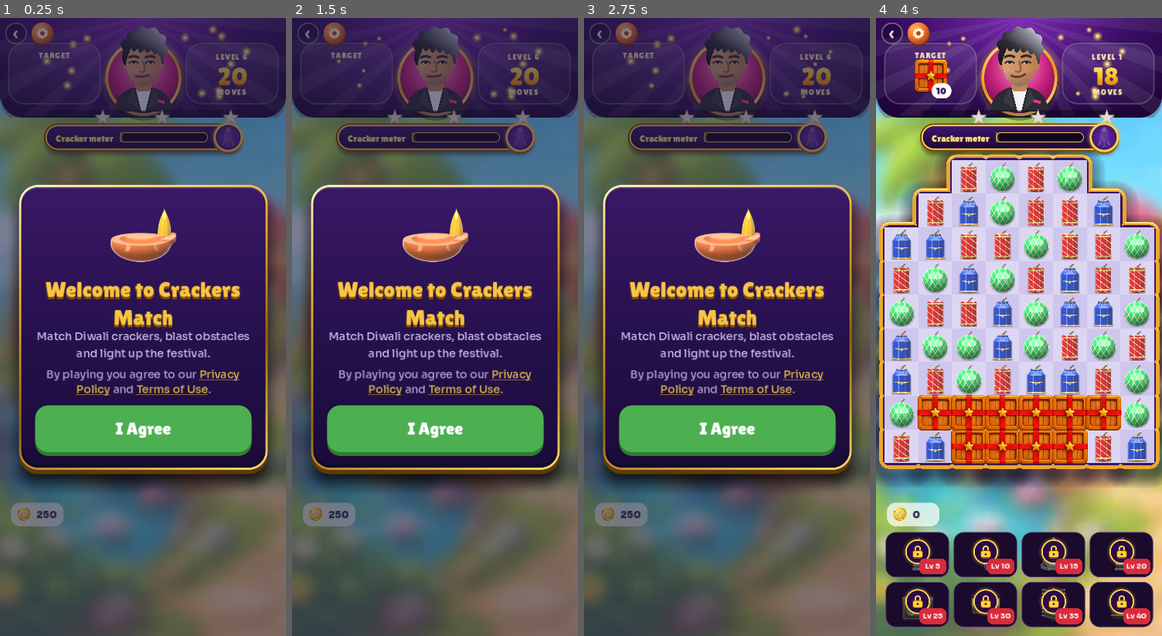
Above: before the commit, frames 1-4 (left to right).
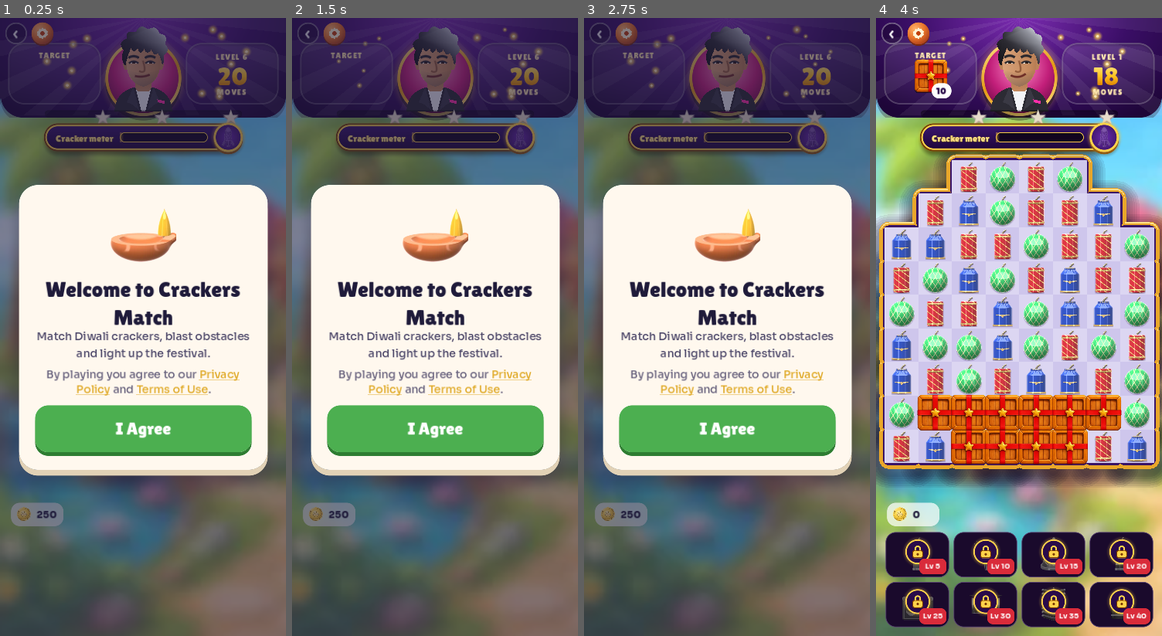
Above: after the commit, the same moments.

Repository: Retroraja/Crackers-Match
Game: Godot game, scene res://app.tscn
Same seed, same stepped clock (60 frames per second), same inputs: the game is played once before the commit and once after it.
Inputs (mouse positions are in pixels of both pictures, inside the frame that each line leads up to):
- Up to frame 1 (0.25 s): no input
- Up to frame 2 (1.5 s): tap Enter at 0.5 s; move the mouse to (497, 296) at 0.52 s; click (497, 296) at 0.67 s; tap Space at 1.25 s; drag from (377, 357) to (420, 450) at 1.27 s
- Up to frame 3 (2.75 s): tap Enter at 2 s; move the mouse to (755, 191) at 2.02 s; click (755, 191) at 2.17 s
- Up to frame 4 (4 s): tap Space at 2.75 s; drag from (1004, 450) to (933, 234) at 2.77 s; move the mouse to (1104, 419) at 3.52 s; click (1104, 419) at 3.67 s

The runs differ from the first frame. In frame 1, 36% of the frame differs, in the area x 5-95%, y 27-76%; in frame 2, 36%; in frame 3, 36%; in frame 4, nothing differs.

Commit message:
Godot: cream windows (buy, out of moves, level card inside, bonus card, coin blast end, welcome) [skip ci]
Co-Authored-By: Claude Opus 5.5 <noreply@anthropic.com>
Claude-Session: https://claude.ai/code/session_01JoFRX2jxjs8urZMTsPNHow

Diff:
--- a/godot/scripts/app/cm_app.gd
+++ b/godot/scripts/app/cm_app.gd
@@ -1239,7 +1239,6 @@
 	L_agree = WebLayout.new()
 	L_agree.build("res://ui/agree.json", stage)
 	L_agree.root.visible = false
-	theme_card(L_agree.nodes[1])
 	# "By playing you agree to our Privacy Policy and Terms of Use." as one centred line with gold links
 	var agl: Control = L_agree.nodes[5]
 	for ch in agl.get_children():
@@ -1253,15 +1252,62 @@
 	rt.scroll_active = false
 	rt.add_theme_font_override("normal_font", WebLayout.font("Sora-500"))
 	rt.add_theme_font_size_override("normal_font_size", 15)
-	rt.add_theme_color_override("default_color", Color("#c9b6ea"))
-	rt.text = "[center]By playing you agree to our [color=#FFD24A][u]Privacy Policy[/u][/color] and [color=#FFD24A][u]Terms of Use[/u][/color].[/center]"
+	rt.add_theme_color_override("default_color", Color("#4B4668"))
+	rt.text = "[center]By playing you agree to our [color=#D99A00][u]Privacy Policy[/u][/color] and [color=#D99A00][u]Terms of Use[/u][/color].[/center]"
 	rt.size = agl.size
 	rt.mouse_filter = Control.MOUSE_FILTER_IGNORE
 	agl.add_child(rt)
 	L_buy.nodes[6].position.y += 6
-	theme_card(L_buy.nodes[1])
-	theme_card(L_be.nodes[4])
-
+	cream_card(L_bc.nodes[1])
+	set_bg(L_bc.nodes[7], INK)
+	for L in [L_card, L_hard]:
+		cream_inner(L)
+
+
+# cream cards (16 Nov, 21:30): every popup window uses the cream look of the Welcome card
+const CREAM := Color("#FFF8EE")
+const INK := Color("#1F1B3A")
+const INK2 := Color("#4B4668")
+
+func cream_card(card: Control) -> void:
+	set_bg(card, CREAM)
+	_ink(card)
+
+func _ink(c: Control) -> void:
+	for ch in c.get_children():
+		if not ch is Control:
+			continue
+		var w: Dictionary = ch.get_meta("web", {})
+		var cls: String = w.get("cls", "")
+		if w.get("tag", "") == "button" or cls.begins_with("adb") or cls.contains("rib") or boxr(ch) != null:
+			continue
+		var l := lbl(ch)
+		if l and l.label_settings:
+			var ls: LabelSettings = l.label_settings
+			if ls.font_color.get_luminance() > 0.6:
+				ls.font_color = INK if ls.font_size >= 22 else INK2
+				ls.shadow_color = Color(0, 0, 0, 0)
+				ls.outline_size = 0
+		_ink(ch)
+
+# level card: keep the pink arch, stars and PLAY; the inside becomes cream
+func cream_inner(C: WebLayout) -> void:
+	set_bg(C.nodes[4], CREAM)
+	C.nodes[5].visible = false
+	set_bg(C.nodes[7], Color("#F3E6D2"))
+	if C == L_card:
+		set_bg(C.nodes[6], Color("#6B3A7A"))
+	for nd in C.root.find_children("*", "Control", true, false):
+		var w: Dictionary = nd.get_meta("web", {})
+		var cls: String = w.get("cls", "")
+		var l := lbl(nd)
+		if l == null or l.label_settings == null:
+			continue
+		if cls.begins_with("lab2"):
+			l.label_settings.font_color = Color("#8A6A4A")
+		elif w.get("tag", "") == "small" and nd.get_parent() == C.nodes[7]:
+			l.label_settings.font_color = INK
+			l.label_settings.shadow_color = Color(0, 0, 0, 0)
 
 # the game theme for the remaining white cards (16 Nov): raised gold frame, dark purple inside,
 # headings in the logo gold, other text light lilac (same as the Out of Moves card)
--- a/godot/scripts/app/lose_ui.gd
+++ b/godot/scripts/app/lose_ui.gd
@@ -62,22 +62,20 @@
 	root.add_child(card)
 	var k := "1" if step1 else "2"
 	# gold frame and purple inside
-	var fr := mk(card, [28, top, 334, h], {"bg": [lin(160, [[0, "#fff3c0"], [0.3, "#e9b23a"], [0.65, "#9a6210"], [1, "#f7d878"]])],
-		"rad": [26, 26, 26, 26], "sh": [sh(0, 6, 0, "#5e3a07"), sh(0, 18, 40, "#000000cc")]}, null, "frame" + k)
-	mk(card, [31, top + 3, 328, h - 6], {"bg": [lin(180, [[0, "#3a1866"], [0.6, "#24104a"], [1, "#1b0b38"]])], "rad": [23, 23, 23, 23],
-		"sh": [sh(0, 2, 0, "#ffffff22", true), sh(0, -3, 8, "#00000088", true)]})
+	# cream card like the Welcome window
+	mk(card, [28, top, 334, h], {"bgc": rgba("#FFF8EE"), "rad": [26, 26, 26, 26], "sh": [sh(0, 8, 0, "#E2D2B6"), sh(0, 18, 40, "#1F1B3A88")]}, null, "frame" + k)
 	# ribbon
 	mk(card, [125, top - 22, 140, 44], {"bg": [lin(180, [[0, "#ff7a7a"], [0.55, "#e2384a"], [1, "#a81f33"]])], "rad": [14, 14, 14, 14],
 		"sh": [sh(0, 4, 0, "#6e1020"), sh(0, 6, 10, "#00000088")]}, txt("Level 1", "TitanOne", 22, "#ffffff", [{"x": 0, "y": 2, "b": 0, "c": rgba("#6e1020")}]), "rib" + k)
 	var y := top + 3 + 26 + 6
-	mk(card, [X0, y, W, 40], null, txt(title, "TitanOne", 34, "#f6c445", [{"x": 0, "y": 3, "b": 0, "c": rgba("#8a5300")}]), "title" + k)
+	mk(card, [X0, y, W, 40], null, txt(title, "TitanOne", 34, "#1F1B3A"), "title" + k)
 	y += 42
-	mk(card, [X0, y, W, 20], null, txt(line, "Sora-500", 15, "#c9b6ea"), "line" + k)
+	mk(card, [X0, y, W, 20], null, txt(line, "Sora-500", 15, "#4B4668"), "line" + k)
 	y += 34
 	mk(card, [X0, y, W, 64], null, null, "goals" + k)
 	y += 64 + 18
 	if step1:
-		mk(card, [X0, y - 4, W, 50], null, txt("+5 Moves", "TitanOne", 44, "#ffffff", [{"x": 0, "y": 3, "b": 0, "c": rgba("#1d5fae")}]), "big")
+		mk(card, [X0, y - 4, W, 50], null, txt("+5 Moves", "TitanOne", 44, "#2f86e0", [{"x": 0, "y": 3, "b": 0, "c": rgba("#1d5fae", 0.35)}]), "big")
 		y += 56
 		var g := mk(card, [X0, y, W, 58], {"bg": [lin(180, [[0, "#86e86f"], [0.55, "#36b52f"], [1, "#22861d"]])], "rad": [18, 18, 18, 18],
 			"sh": [sh(0, 5, 0, "#165f12"), sh(0, 8, 12, "#00000077")]}, txt("Watch Ad", "TitanOne", 22, "#ffffff", [{"x": 0, "y": 2, "b": 0, "c": rgba("#165f12")}]), "bAd")
@@ -87,7 +85,7 @@
 		y += 70
 		var bl := mk(card, [X0, y, W, 58], {"bg": [lin(180, [[0, "#7cc4ff"], [0.55, "#2f86e0"], [1, "#1d5fae"]])], "rad": [18, 18, 18, 18],
 			"sh": [sh(0, 5, 0, "#133f78"), sh(0, 8, 12, "#00000077")]}, txt("Buy", "TitanOne", 22, "#ffffff", [{"x": 0, "y": 2, "b": 0, "c": rgba("#133f78")}]), "bCoin")
-		var tag := mk(bl, [X0, y + 16, 70, 26], {"bgc": rgba("#000000", 0.4), "rad": [10, 10, 10, 10]}, txt("950", "Sora-700", 15, "#ffffff"), "tag")
+		var tag := mk(bl, [X0, y + 16, 70, 26], {"bgc": rgba("#000000", 0.28), "rad": [10, 10, 10, 10]}, txt("950", "Sora-700", 15, "#ffffff"), "tag")
 		var coin := TextureRect.new()
 		coin.texture = WebLayout.tex("art/ui-coin.webp")
 		coin.expand_mode = TextureRect.EXPAND_IGNORE_SIZE
@@ -97,14 +95,14 @@
 		coin.mouse_filter = Control.MOUSE_FILTER_IGNORE
 		tag.add_child(coin)
 		y += 66
-		mk(card, [X0, y, W, 16], null, txt("", "Sora-500", 12.5, "#c9b6ea"), "lMsg")
+		mk(card, [X0, y, W, 16], null, txt("", "Sora-500", 12.5, "#4B4668"), "lMsg")
 		y += 26
-		mk(card, [X0 + 80, y, W - 160, 26], null, txt("Give Up", "Sora-700", 15, "#c9b6ea"), "bGive")
+		mk(card, [X0 + 80, y, W - 160, 26], null, txt("Give Up", "Sora-700", 15, "#4B4668"), "bGive")
 	else:
 		var g2 := mk(card, [X0, y, W, 58], {"bg": [lin(180, [[0, "#86e86f"], [0.55, "#36b52f"], [1, "#22861d"]])], "rad": [18, 18, 18, 18],
 			"sh": [sh(0, 5, 0, "#165f12"), sh(0, 8, 12, "#00000077")]}, txt("Try Again", "TitanOne", 22, "#ffffff", [{"x": 0, "y": 2, "b": 0, "c": rgba("#165f12")}]), "bRetry")
 		y += 74
-		mk(card, [X0 + 60, y, W - 120, 26], null, txt("Back to Street", "Sora-700", 15, "#c9b6ea"), "bHome")
+		mk(card, [X0 + 60, y, W - 120, 26], null, txt("Back to Street", "Sora-700", 15, "#4B4668"), "bHome")
 	return card
 
 # goals left: dark rounded tiles with a red count badge
@@ -115,8 +113,8 @@
 	var tot := items.size() * 64.0 + (items.size() - 1) * 10.0
 	for j in items.size():
 		var x := (W - tot) / 2.0 + j * 74.0
-		var t := lay.make({"i": 0, "id": "", "tag": "div", "r": [x, 0, 64, 64], "op": 1, "box": {"bgc": rgba("#14072a"), "rad": [16, 16, 16, 16],
-			"sh": [sh(0, 2, 5, "#000000aa", true), sh(0, 1, 0, "#ffffff1a")]}}, Vector2.ZERO)
+		var t := lay.make({"i": 0, "id": "", "tag": "div", "r": [x, 0, 64, 64], "op": 1, "box": {"bgc": rgba("#F1E4CF"), "rad": [16, 16, 16, 16],
+			"sh": [sh(0, 2, 5, "#00000033", true), sh(0, 1, 0, "#ffffff")]}}, Vector2.ZERO)
 		row.add_child(t)
 		var im := TextureRect.new()
 		im.texture = WebLayout.tex(items[j][0])
